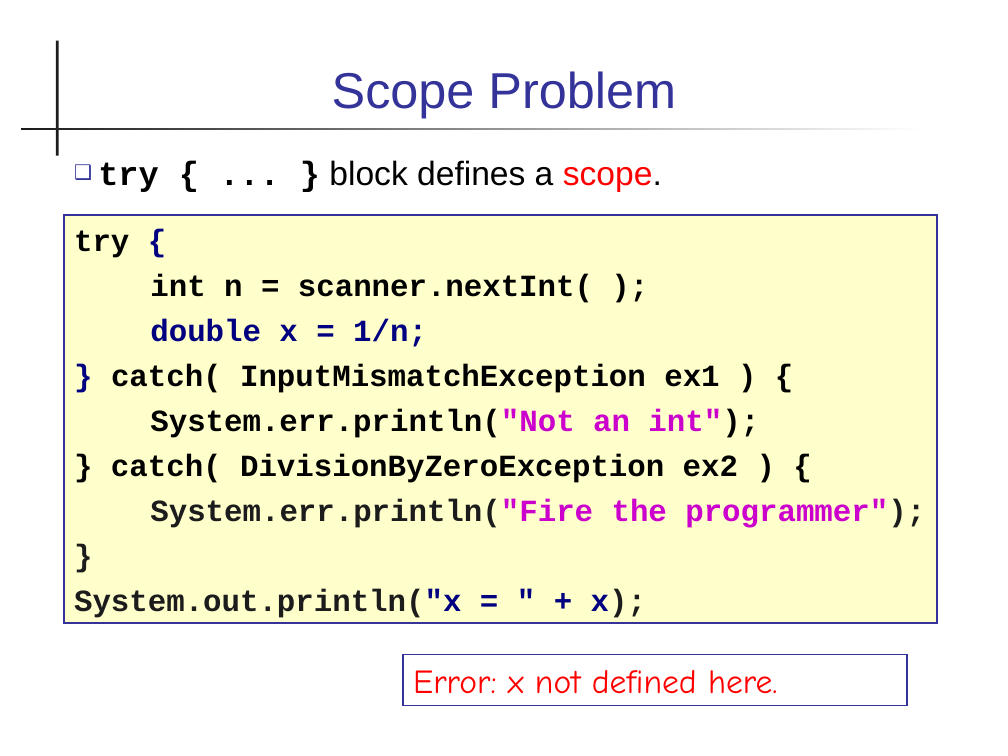
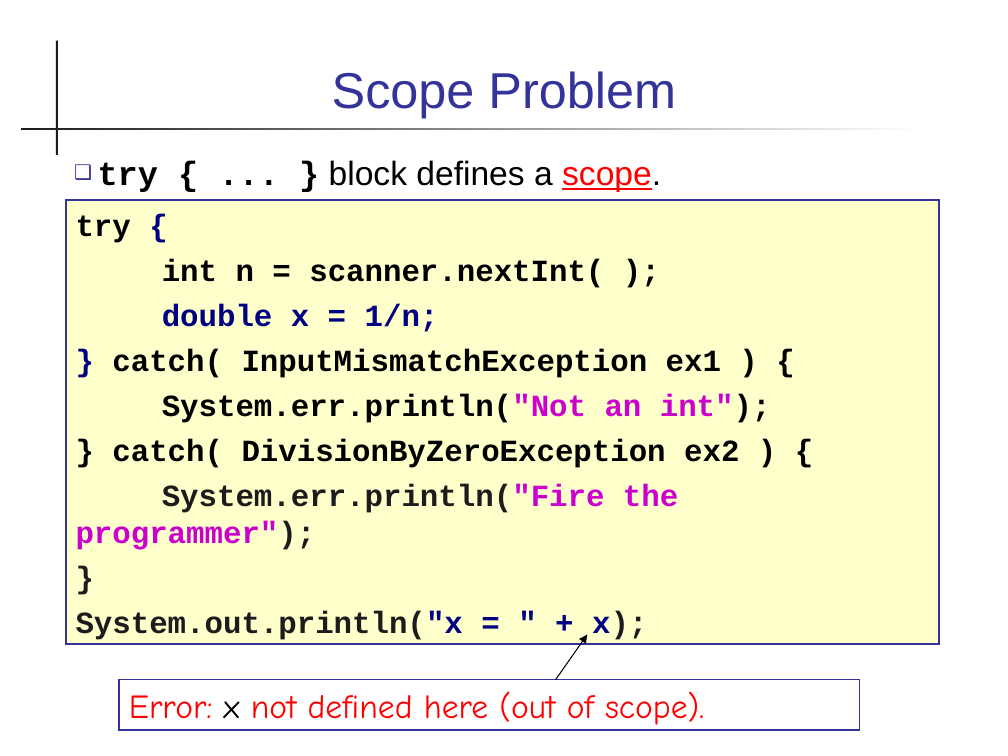
Before and after one commit to skeoop/skeoop.github.io, a slide deck: slide 15 of exceptions/Exceptions.ppt (slide 16 before the commit). Drawn at 1008x756 pixels with LibreOffice and Linux fonts; fonts in the diff are those of the drawing. Boxes give left, top, right and bottom in pixels: in the first picture for what was removed or moved away, otherwise in the second. Text is boxed around its words. In the diff, an @@ line names an element or a change of style, - is before the commit and + after.

```diff
--- a/exceptions/Exceptions.ppt
+++ b/exceptions/Exceptions.ppt
@@ text "try { ... } block ..." at [98, 160, 661, 192]: underline on in "scope."; indent changed @@
@@ rectangle "try {": place and size @@
-rectangle "try {" at [65, 216, 937, 623]
+rectangle "try {" at [66, 201, 938, 645]
@@ arrow added from (555, 679) to (588, 634), #000000 0.74 pt @@
@@ rectangle "Error: x not defined here ...": place and size @@
-rectangle "Error: x not defined here ..." at [403, 655, 907, 706]
+rectangle "Error: x not defined here ..." at [119, 679, 860, 730]
@@ text in rectangle at [129, 691, 704, 725]: text changed @@
-Error: x not defined here.
+Error: x not defined here (out of scope).
```
Also in this commit, not shown: 33 other slides changed, 3 slides added, 25 slides removed, 7 other files.
